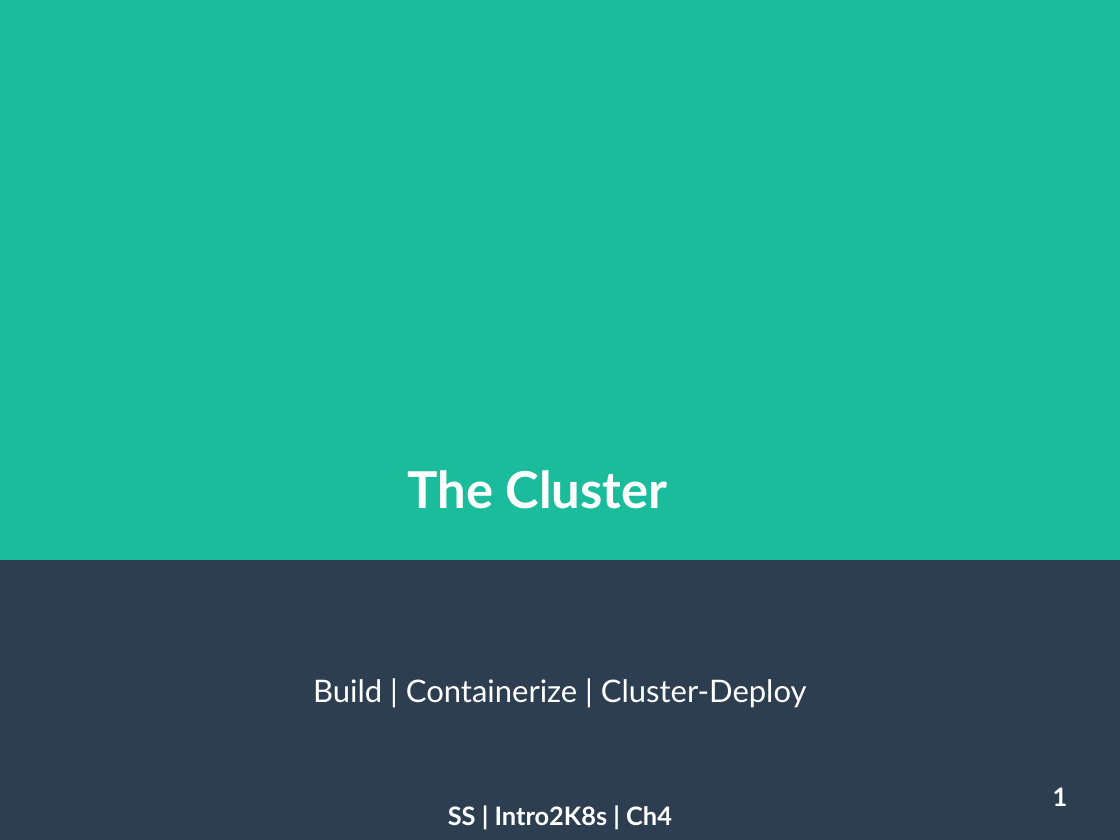
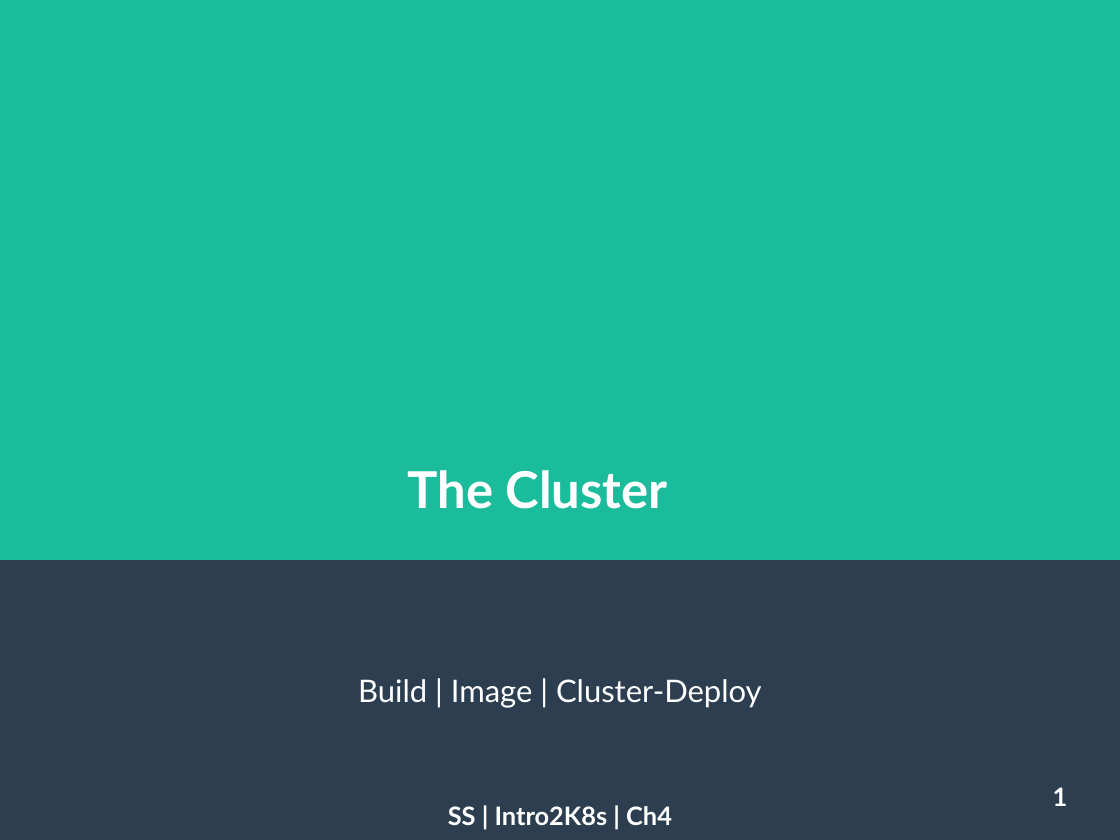
Before and after one commit to sufisalman/intro2k8s, a slide deck: slide 1 of chapter4/concepts/concepts4.odp. Drawn at 1120x840 pixels with LibreOffice and Linux fonts; fonts in the diff are those of the drawing. Boxes give left, top, right and bottom in pixels: in the first picture for what was removed or moved away, otherwise in the second. Text is boxed around its words. In the diff, an @@ line names an element or a change of style, - is before the commit and + after.

```diff
--- a/chapter4/concepts/concepts4.odp
+++ b/chapter4/concepts/concepts4.odp
@@ subtitle at (358,679,762,708): text changed @@
-Build | Containerize | Cluster-Deploy
+Build | Image | Cluster-Deploy
```
Also in this commit, not shown: 3 other slides changed, 1 slide added, 1 other file.
